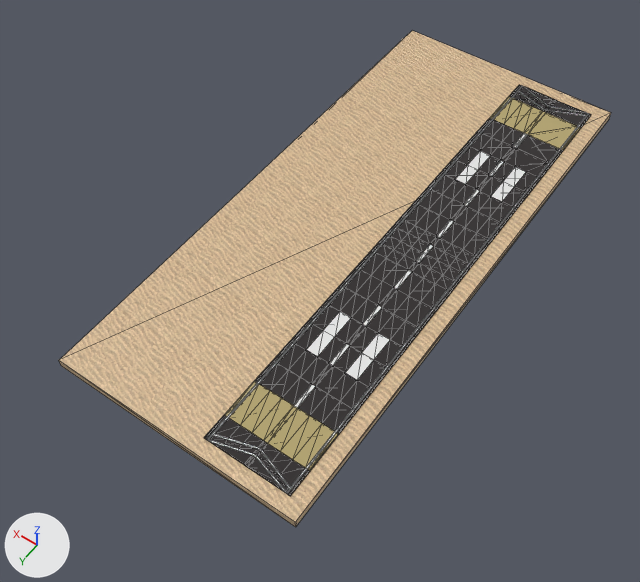
Two versions of the glTF model Gangsta Wizards/Main/MAP - NON-BUILDINGS/Airport.glb, one commit apart.
Before and after are seen from a camera (50 mm lens) standing at (-113.0, 188.0, 225.0) and looking at (-2.0, 33.0, -19.0). The axes (+X, +Y, +Z) are drawn at lower left. The lights are the same throughout. The first picture is the older version. Mesh edges are drawn as thin lines. Where no turn or scale is listed for an object, it has been applied to the vertices.

Script lines for the objects in view, before the commit:
```python
me_cube_001 = bpy.data.meshes.new('Cube.001')
me_cube_001.from_pydata(...)  # 510 vertices, 1016 faces; spans x -18.0..12.0, y -93.0..98.0, z 0.0
# faces by material slot: [786, 34, 196]
me_cube_001.materials.append(mat_asphalt)  # dark grey #322e2e
me_cube_001.materials.append(mat_concrete)  # yellow #b3a471
me_cube_001.materials.append(mat_white_paint)  # white #e7e7e7
me_cube_017 = bpy.data.meshes.new('Cube.017')
me_cube_017.from_pydata(...)  # a box spanning x -53.0..36.0, y -91.0..111.0, z -3.0..0.0
me_cube_017.materials.append(mat_sand)  # picture img_sand
ob_ground = bpy.data.objects.new('Ground', me_cube_017)
ob_ground.location = (2.7, 1.1, 0.0)
ob_landing_strip = bpy.data.objects.new('Landing Strip', me_cube_001)
ob_landing_strip.location = (-26.8, 9.6, 0.0)
```
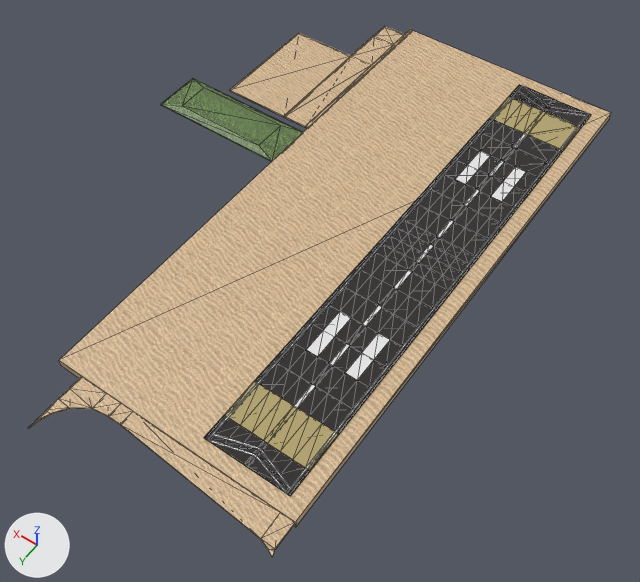
Boxes [x1, y1, x2, y2] around the edits, measured in the pictures (640 x 582 px):
'Ground.002', added (beige): after [230, 26, 412, 128]
'Ground.001', added: after [28, 376, 295, 557]
'Drive', added (green): after [160, 79, 303, 162]

Diff of the bpy script that builds the scene:
```diff
--- a/Gangsta Wizards/Main/MAP - NON-BUILDINGS/Airport.glb.py
+++ b/Gangsta Wizards/Main/MAP - NON-BUILDINGS/Airport.glb.py
@@ img_grass @@
+img_grass = load_image('grass', '_unpacked/grass', 450, 450, 'sRGB')
@@ mat_grass @@
+mat_grass = principled_material('Grass')
+mat_grass.texture = img_grass
@@ me_cube_021 @@
+me_cube_021.from_pydata(...)  # 38 vertices, 72 faces; spans x 38.7..76.4, y -89.9..-15.9, z -0.9..-0.3
+me_cube_021.materials.append(mat_sand)  # picture img_sand
@@ me_cube_029 @@
+me_cube_029.from_pydata(...)  # 48 vertices, 92 faces; spans x -51.1..29.0, y 112.5..134.1, z -0.9..-0.3
+me_cube_029.materials.append(mat_sand)  # picture img_sand
@@ me_cube_002 @@
+me_cube_002.from_pydata(...)  # 12 vertices, 20 faces; spans x 38.7..92.8, y -12.9..6.2, z -0.9..0.8
+me_cube_002.materials.append(mat_grass)  # picture img_grass
@@ ob_ground_002 @@
+ob_ground_002 = bpy.data.objects.new('Ground.002', me_cube_021)
+ob_ground_002.location = (0.0, 0.0, 0.0)
@@ ob_ground_001 @@
+ob_ground_001 = bpy.data.objects.new('Ground.001', me_cube_029)
+ob_ground_001.location = (0.0, 0.0, 0.0)
@@ ob_drive @@
+ob_drive = bpy.data.objects.new('Drive', me_cube_002)
+ob_drive.location = (0.0, 0.0, 0.0)
```
